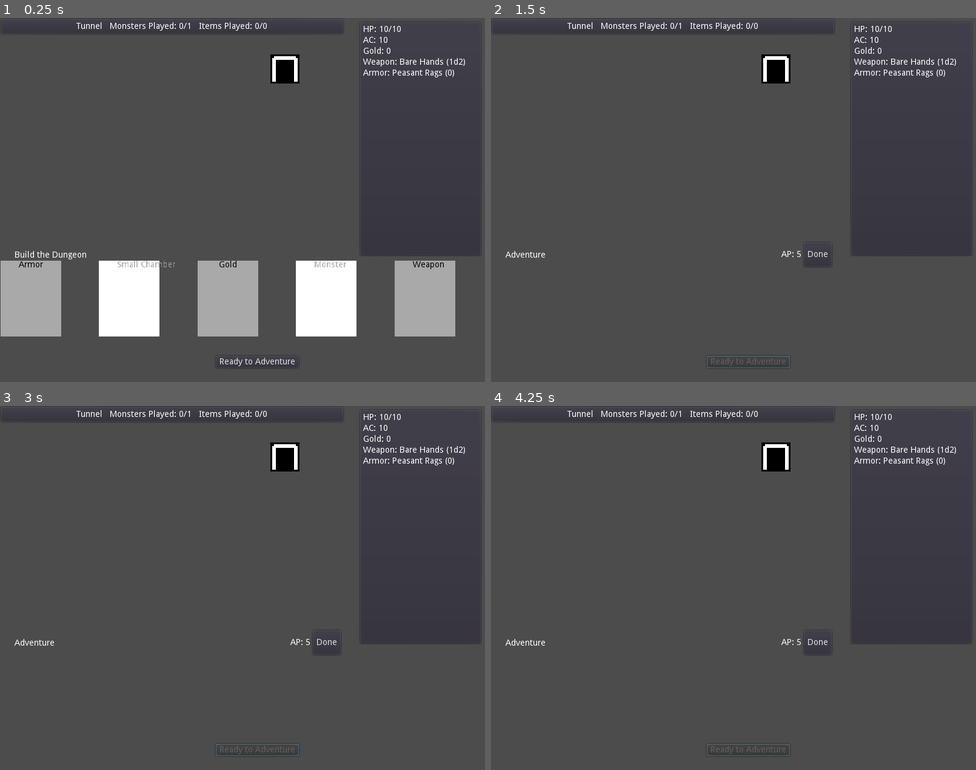
Above: before the commit, frames 1-4 (two rows, left to right).
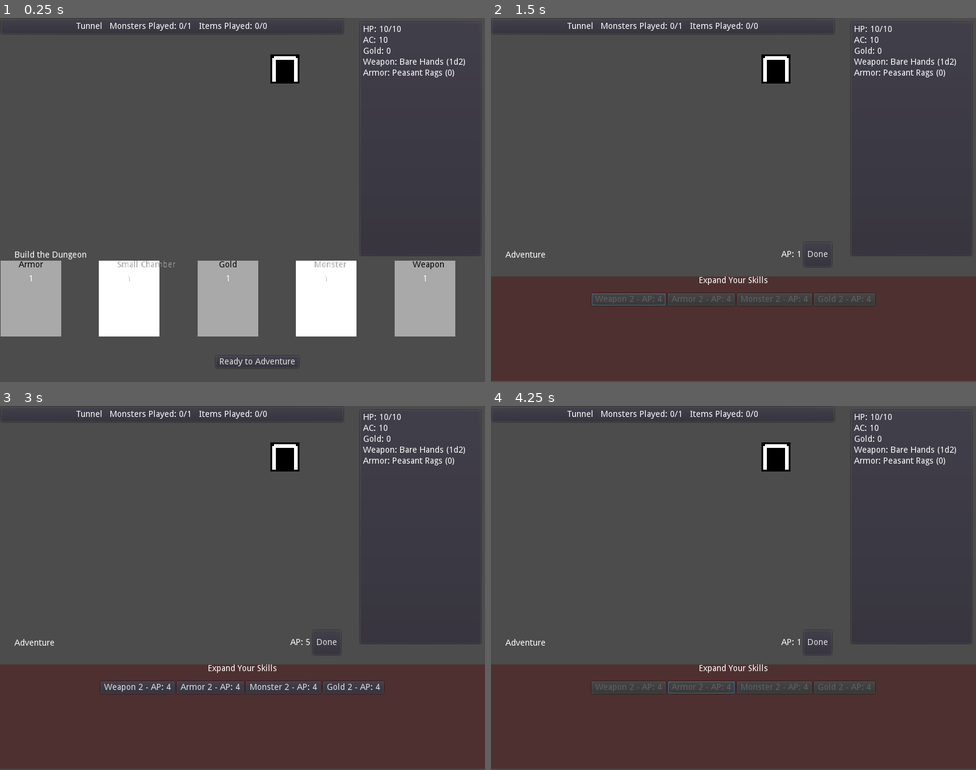
Above: after the commit, the same moments.

Repository: doctor-g/7DRL-2021
Game: Godot game, scene res://src/Game.tscn
The game is run twice, just before and just after one commit, with the same random seed, the same clock (stepped at 60 frames per second) and the same inputs.
Inputs (mouse positions are in pixels of both pictures, inside the frame that each line leads up to):
- Up to frame 1 (0.25 s): no input
- Up to frame 2 (1.5 s): click "Ready to Adventure" at 0.5 s; click (626, 298) at 1.25 s, where only the run after the commit has a clickable "Weapon 2 - AP: 4"
- Up to frame 3 (3 s): click "Done" at 2 s; click "Ready to Adventure" at 2.75 s
- Up to frame 4 (4.25 s): click (699, 686) at 3.5 s, where only the run after the commit has a clickable "Armor 2 - AP: 4"

The runs differ from the first frame. In frame 1, less than 0.1% of the frame differs, in the area x 6-88%, y 70-73%; in frame 2, 26%; in frame 3, 27%, in the area x 0-100%, y 71-100%; in frame 4, 26%.

Commit message:
Add shop panel to buy new cards

Diff:
--- a/project/src/Card.gd
+++ b/project/src/Card.gd
@@ -20,8 +20,10 @@
 	if command == null:
 		print("Command should not be null, but maybe you're just testing something.")
 		$Control/Title.text = "Test Card"
+		$Control/LevelLabel.text = "?"
 	else:
 		$Control/Title.text = command.name
+		$Control/LevelLabel.text = "?" if command.get("level") == null else str(command.get("level"))
 	_set_xp(0) # Trigger label update
 
 
--- a/project/src/Card.tscn
+++ b/project/src/Card.tscn
@@ -38,6 +38,19 @@
 "_edit_use_anchors_": false
 }
 
+[node name="LevelLabel" type="Label" parent="Control"]
+anchor_left = 0.5
+anchor_right = 0.5
+margin_left = -20.0
+margin_top = 22.6786
+margin_right = 20.0
+margin_bottom = 36.6786
+text = "(level)"
+align = 1
+__meta__ = {
+"_edit_use_anchors_": false
+}
+
 [node name="CollisionShape2D" type="CollisionShape2D" parent="."]
 position = Vector2( 50, 62 )
 shape = SubResource( 1 )
--- a/project/src/Cards/ArmorCard.gd
+++ b/project/src/Cards/ArmorCard.gd
@@ -1,12 +1,19 @@
 extends Node
 
 var _armors = {
-	0: [
+	1: [
 		[ "Padded Armor", +2, 80 ],
 		[ "Leather Armor", +2, 80 ],
 		[ "Heavy Clothes", +1, 85 ]
+	],
+	2: [
+		[ "Ring Mail", +4, 82 ],
+		[ "Studded Leather", +3, 80 ],
+		[ "Chain Mail", +4, 82 ]
 	]
 }
+
+var level := 1
 
 func _init():
 	name = "Armor"
@@ -18,7 +25,7 @@
 
 
 func execute(game:Game) -> void:
-	var armor_data = _select_armor(0)
+	var armor_data = _select_armor(level)
 	var armor = preload("res://src/Items/Item.tscn").instance()
 	armor.set_script(load("res://src/Items/Armor.gd"))
 	armor.name = armor_data[0]
@@ -27,6 +34,6 @@
 	game.add_item(armor)
 
 
-func _select_armor(level:int)->Array:
-	var options : Array = _armors[level]
+func _select_armor(lev:int)->Array:
+	var options : Array = _armors[lev]
 	return options[randi()%options.size()]
--- a/project/src/Cards/GoldCard.gd
+++ b/project/src/Cards/GoldCard.gd
@@ -1,8 +1,11 @@
 extends Node
 
 var _range = {
-	0: "2d10"
+	1: "2d10",
+	2: "5d6"
 }
+
+var level := 1
 
 func _init():
 	name = "Gold"
@@ -16,6 +19,6 @@
 func execute(game:Game) -> void:
 	var item = preload("res://src/Items/Item.tscn").instance()
 	item.set_script(load("res://src/Items/Gold.gd"))
-	item.amount = Dice.roll(_range[0])
+	item.amount = Dice.roll(_range[level])
 	item.frame = 803
 	game.add_item(item)
--- a/project/src/Cards/MonsterCard.gd
+++ b/project/src/Cards/MonsterCard.gd
@@ -6,9 +6,15 @@
 		[ "Rat", 2, "1d3", 10, 415 ],
 		[ "Snake", 2, "1d3+1", 11, 412 ],
 		[ "Bat", 1, "1d2", 12, 410 ]
+	],
+	2: [
+		[ "Orc", 8, "1d6", 12, 457 ],
+		[ "Skeleton", 10, "1d4+1", 10, 317],
+		[ "Bandit", 8, "1d6+1", 11, 76 ]
 	]
 }
 
+var level := 1
 
 func _init():
 	name = "Monster"
@@ -31,6 +37,6 @@
 	game.add_monster(monster)
 
 
-func _get_random_monster(level:int)->Array:
-	var options : Array = _monsters[level]
+func _get_random_monster(lev:int)->Array:
+	var options : Array = _monsters[lev]
 	return options[randi()%options.size()]
--- a/project/src/Cards/RoomCard.gd
+++ b/project/src/Cards/RoomCard.gd
@@ -1,4 +1,6 @@
 extends Node
+
+var level := 1
 
 func _init():
 	name = "Small Chamber"
--- a/project/src/Cards/WeaponCard.gd
+++ b/project/src/Cards/WeaponCard.gd
@@ -1,12 +1,19 @@
 extends Node
 
 var _weapons = {
-	0: [
+	1: [
 		["Dagger", "1d4", 324],
 		["Club", "1d6", 128],
 		["Bone", "1d6", 608]
+	],
+	2: [
+		[ "Longsword", "1d8", 368 ],
+		[ "Mace", "2d4", 421 ],
+		[ "Spiked Club", "1d6+1", 129 ]
 	]
 }
+
+var level := 1
 
 
 func _init():
@@ -19,7 +26,7 @@
 
 
 func execute(game:Game) -> void:
-	var weapon_data = _get_random_weapon(0)
+	var weapon_data = _get_random_weapon(level)
 	var weapon = preload("res://src/Items/Item.tscn").instance()
 	weapon.set_script(load("res://src/Items/Weapon.gd"))
 	weapon.name = weapon_data[0]
@@ -28,6 +35,6 @@
 	game.add_item(weapon)
 
 
-func _get_random_weapon(level:int) -> Array:
-	var options : Array = _weapons[level]
+func _get_random_weapon(lev:int) -> Array:
+	var options : Array = _weapons[lev]
 	return options[randi() % options.size()]
--- a/project/src/Game.gd
+++ b/project/src/Game.gd
@@ -23,6 +23,7 @@
 	# Initialize UI
 	$PlayerInfoPanel.init(player)
 	$PhasePanel.bind_to(self)
+	$ShopPanel.bind_to(self)
 	_set_room(_Tunnel.new())
 
 	# Load the cards
@@ -54,8 +55,6 @@
 func _set_room(new_room)->void:
 	if room!=null:
 		$RoomInfoPanel.unbind_from(room)
-		new_room.monsters_played = room.monsters_played
-		new_room.items_played = room.items_played
 	room = new_room
 	$RoomInfoPanel.bind_to(room)
 	_update_cards()
@@ -75,6 +74,10 @@
 func _on_Card_played(card) -> void:
 	card.play(self)
 	$CardPanel.remove(card)
+	add_to_discard(card)
+
+
+func add_to_discard(card):
 	_discard.append(card)
 
 
@@ -118,6 +121,7 @@
 		item.connect("pressed", self, "_on_Item_looted", [item])
 	$DoorSlot.get_child(0).connect("pressed", self, "_on_Door_pressed")
 
+	$ShopPanel.visible = true
 	_set_phase(ADVENTURE_PHASE)
 
 
@@ -142,6 +146,7 @@
 	# Clean up the phase
 	_set_ap(0)
 	$CardsDoneButton.disabled = false
+	$ShopPanel.visible = false
 	_draw_hand()
 	_set_phase(BUILD_PHASE)
 
--- a/project/src/Game.tscn
+++ b/project/src/Game.tscn
@@ -6,6 +6,7 @@
 [ext_resource path="res://src/UI/RoomInfoPanel.tscn" type="PackedScene" id=4]
 [ext_resource path="res://src/UI/PhasePanel.tscn" type="PackedScene" id=5]
 [ext_resource path="res://src/UI/CardPanel.tscn" type="PackedScene" id=6]
+[ext_resource path="res://src/UI/ShopPanel.tscn" type="PackedScene" id=7]
 
 [node name="Game" type="Node2D"]
 script = ExtResource( 1 )
@@ -56,5 +57,11 @@
 margin_top = 400.0
 margin_right = 801.0
 margin_bottom = 538.0
+
+[node name="ShopPanel" parent="." instance=ExtResource( 7 )]
+visible = false
+margin_top = 426.0
+margin_right = 800.0
+margin_bottom = 598.0
 [connection signal="pressed" from="CardsDoneButton" to="." method="_on_CardsDoneButton_pressed"]
 [connection signal="done_pressed" from="PhasePanel" to="." method="_on_PhasePanel_done_pressed"]
--- /dev/null
+++ b/project/src/UI/ShopPanel.gd
@@ -0,0 +1,31 @@
+extends Control
+
+const _CARDS = [ "Weapon", "Armor", "Monster", "Gold"]
+
+var _game : Game
+
+func _ready():
+	var card_scene := preload("res://src/Card.tscn")
+	for i in range (0,4):
+		var card = card_scene.instance()
+		card.command = load("res://src/Cards/%sCard.gd" % _CARDS[i]).new()
+		card.command.level = 2
+
+		var button : Button = $HBox.get_child(i)
+		button.text = "%s 2 - AP: 4" % card.command.name
+		button.connect("pressed", self, "_on_Shop_button_pressed", [card])
+
+
+func bind_to(game:Game)->void:
+	_game = game
+	game.connect("ap_changed", self, "_on_ap_changed")
+
+
+func _on_ap_changed(ap)->void:
+	for child in $HBox.get_children():
+		child.disabled = ap < 4
+
+
+func _on_Shop_button_pressed(card):
+	_game.ap -= 4
+	_game.add_to_discard(card)
--- /dev/null
+++ b/project/src/UI/ShopPanel.tscn
@@ -0,0 +1,60 @@
+[gd_scene load_steps=2 format=2]
+
+[ext_resource path="res://src/UI/ShopPanel.gd" type="Script" id=1]
+
+[node name="ShopPanel" type="Control"]
+anchor_right = 1.0
+anchor_bottom = 1.0
+script = ExtResource( 1 )
+__meta__ = {
+"_edit_use_anchors_": false
+}
+
+[node name="Background" type="ColorRect" parent="."]
+anchor_right = 1.0
+anchor_bottom = 1.0
+color = Color( 0.309804, 0.188235, 0.188235, 1 )
+__meta__ = {
+"_edit_use_anchors_": false
+}
+
+[node name="Label" type="Label" parent="."]
+anchor_left = 0.5
+anchor_right = 0.5
+margin_left = -57.0
+margin_right = 57.0
+margin_bottom = 14.0
+text = "Expand Your Skills"
+align = 1
+__meta__ = {
+"_edit_use_anchors_": false
+}
+
+[node name="HBox" type="HBoxContainer" parent="."]
+anchor_right = 1.0
+margin_top = 28.0316
+margin_bottom = 28.0316
+alignment = 1
+__meta__ = {
+"_edit_use_anchors_": false
+}
+
+[node name="Button1" type="Button" parent="HBox"]
+margin_left = 370.0
+margin_right = 382.0
+margin_bottom = 20.0
+
+[node name="Button2" type="Button" parent="HBox"]
+margin_left = 386.0
+margin_right = 398.0
+margin_bottom = 20.0
+
+[node name="Button3" type="Button" parent="HBox"]
+margin_left = 402.0
+margin_right = 414.0
+margin_bottom = 20.0
+
+[node name="Button4" type="Button" parent="HBox"]
+margin_left = 418.0
+margin_right = 430.0
+margin_bottom = 20.0
Not shown: 1 places in project/src/Game.tscn that only renumber resources
